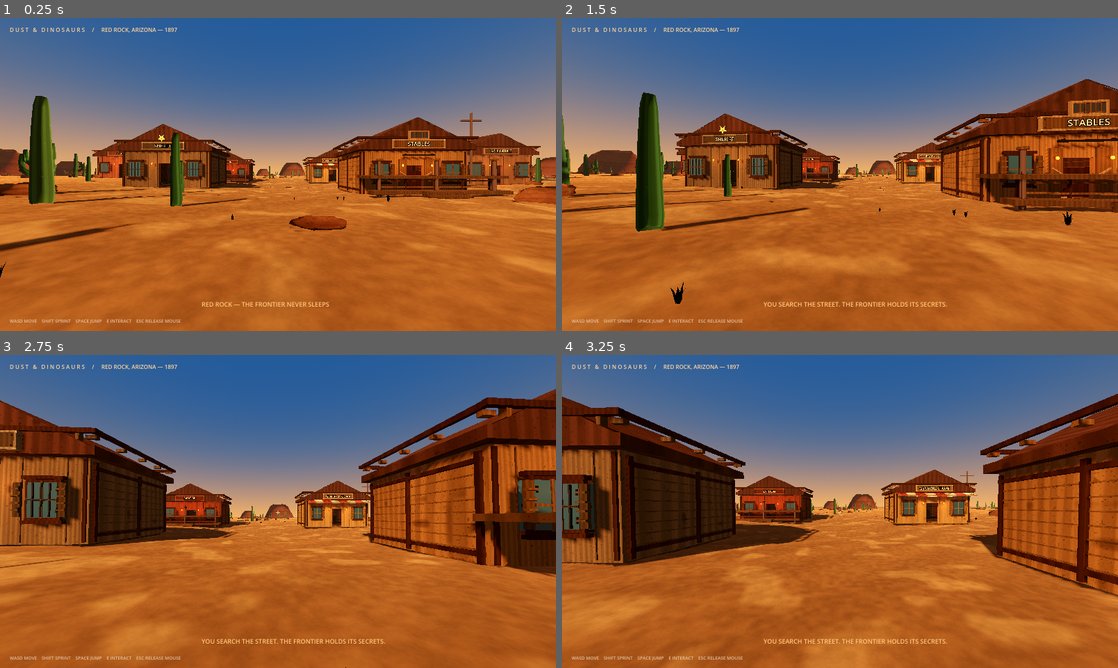
Above: before the commit, frames 1-4 (two rows, left to right).
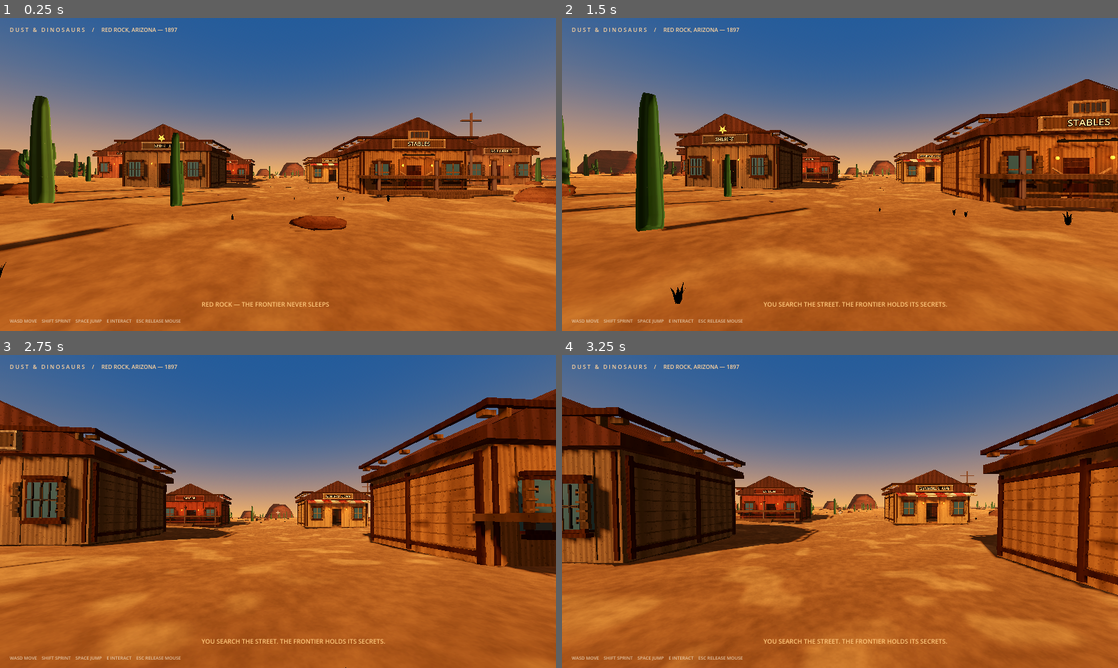
Above: after the commit, the same moments.

Repository: langermkyt-create/DUST-DINOSAURS
Game: Godot game, scene res://scenes/main.tscn
Two runs of this game, one before a commit and one after it. Both use one fixed random seed, a clock stepped at 60 frames per second and the inputs below.
Inputs (mouse positions are in pixels of both pictures, inside the frame that each line leads up to):
- Up to frame 1 (0.25 s): no input
- Up to frame 2 (1.5 s): tap Enter at 0.5 s; move the mouse to (867, 174) at 0.52 s; hold W from 0.53 s (still down); tap E at 0.6 s; tap Space at 0.77 s; move the mouse to (812, 174) at 1.27 s; tap Shift at 1.35 s
- Up to frame 3 (2.75 s): keep holding W; tap Space at 1.52 s; move the mouse to (289, 505) at 2.02 s; tap E at 2.1 s
- Up to frame 4 (3.25 s): keep holding W; move the mouse to (834, 517) at 2.77 s; tap Shift at 2.85 s; tap Space at 3.02 s

The runs differ from the first frame. In frame 1, 0.1% of the frame differs, in the area x 0-100%, y 41-51%; in frame 2, less than 0.1%; in frame 3, less than 0.1%; in frame 4, less than 0.1%.

Commit message:
Increase sandstone outcrop near-mesh strata and silhouette

Diff:
--- a/scripts/world.gd
+++ b/scripts/world.gd
@@ -787,23 +787,24 @@
 	return _rock_material
 
 func _make_rock_lod_mesh(rings: Array) -> ArrayMesh:
-	# The distant silhouette samples every second point from the sixteen-sided near mesh.
+	# The distant silhouette samples every third point from the twenty-four-sided near mesh.
 	var surface := SurfaceTool.new()
 	surface.begin(Mesh.PRIMITIVE_TRIANGLES)
-	var layer_indices := [0, 2, 4]
+	var layer_indices := [0, 2, 4, 6]
 	var lod_strata := [
 		Color(0.31, 0.145, 0.105),
-		Color(0.39, 0.19, 0.135)
+		Color(0.39, 0.19, 0.135),
+		Color(0.46, 0.225, 0.16)
 	]
 	for layer in range(layer_indices.size() - 1):
 		var lower_ring: PackedVector3Array = rings[layer_indices[layer]]
 		var upper_ring: PackedVector3Array = rings[layer_indices[layer + 1]]
 		for segment in range(8):
 			var next_segment: int = (segment + 1) % 8
-			var lower_a: Vector3 = lower_ring[segment * 2]
-			var lower_b: Vector3 = lower_ring[next_segment * 2]
-			var upper_a: Vector3 = upper_ring[segment * 2]
-			var upper_b: Vector3 = upper_ring[next_segment * 2]
+			var lower_a: Vector3 = lower_ring[segment * 3]
+			var lower_b: Vector3 = lower_ring[next_segment * 3]
+			var upper_a: Vector3 = upper_ring[segment * 3]
+			var upper_b: Vector3 = upper_ring[next_segment * 3]
 			surface.set_color(lod_strata[layer])
 			surface.add_vertex(lower_a)
 			surface.add_vertex(upper_a)
@@ -811,7 +812,7 @@
 			surface.add_vertex(lower_b)
 			surface.add_vertex(upper_a)
 			surface.add_vertex(upper_b)
-	var top_ring: PackedVector3Array = rings[4]
+	var top_ring: PackedVector3Array = rings[6]
 	var crown := Vector3.ZERO
 	for point in top_ring:
 		crown += point
@@ -820,8 +821,8 @@
 		var next_segment: int = (segment + 1) % 8
 		surface.set_color(Color(0.52, 0.29, 0.21))
 		surface.add_vertex(crown)
-		surface.add_vertex(top_ring[next_segment * 2])
-		surface.add_vertex(top_ring[segment * 2])
+		surface.add_vertex(top_ring[next_segment * 3])
+		surface.add_vertex(top_ring[segment * 3])
 	var base_ring: PackedVector3Array = rings[0]
 	var base_center := Vector3.ZERO
 	for point in base_ring:
@@ -831,8 +832,8 @@
 		var next_segment: int = (segment + 1) % 8
 		surface.set_color(Color(0.27, 0.12, 0.09))
 		surface.add_vertex(base_center)
-		surface.add_vertex(base_ring[segment * 2])
-		surface.add_vertex(base_ring[next_segment * 2])
+		surface.add_vertex(base_ring[segment * 3])
+		surface.add_vertex(base_ring[next_segment * 3])
 	surface.generate_normals()
 	return surface.commit()
 
@@ -840,9 +841,9 @@
 	# A sixteen-sided layered outcrop adds broken ledges and non-repeating weathered edges.
 	var rng := RandomNumberGenerator.new()
 	rng.seed = abs(hash(Vector2i(roundi(pos.x * 10.0), roundi(pos.z * 10.0))))
-	var heights := [0.0, 2.2, 4.8, 7.1, 8.6]
-	var radii := [8.8, 8.1, 6.9, 5.5, 3.8]
-	var ring_segments := 16
+	var heights := [0.0, 1.35, 2.7, 4.2, 5.9, 7.3, 8.6]
+	var radii := [8.8, 8.55, 7.95, 7.1, 6.3, 5.2, 3.8]
+	var ring_segments := 24
 	var rings: Array = []
 	for layer in range(heights.size()):
 		var ring := PackedVector3Array()
